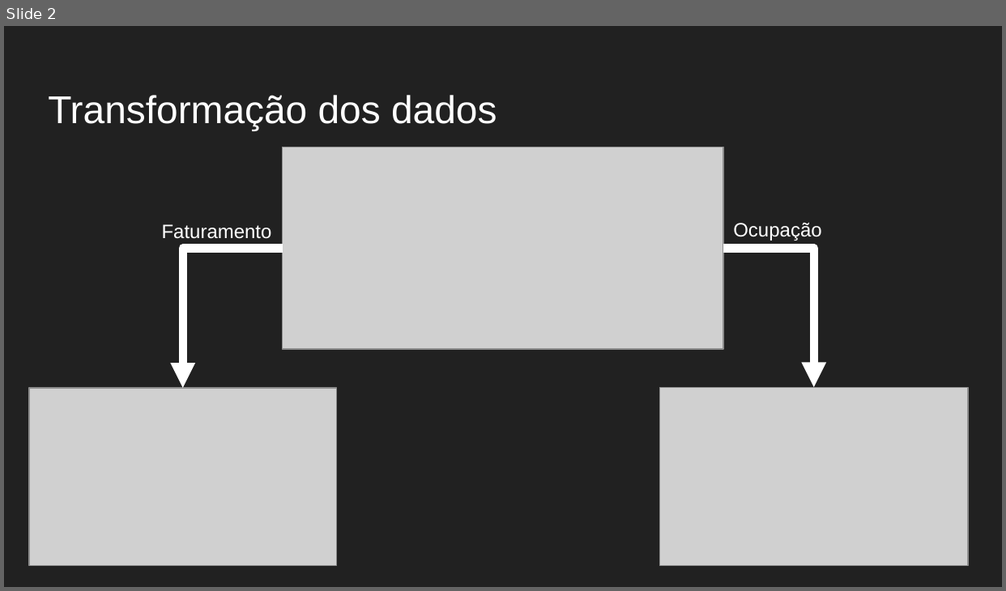
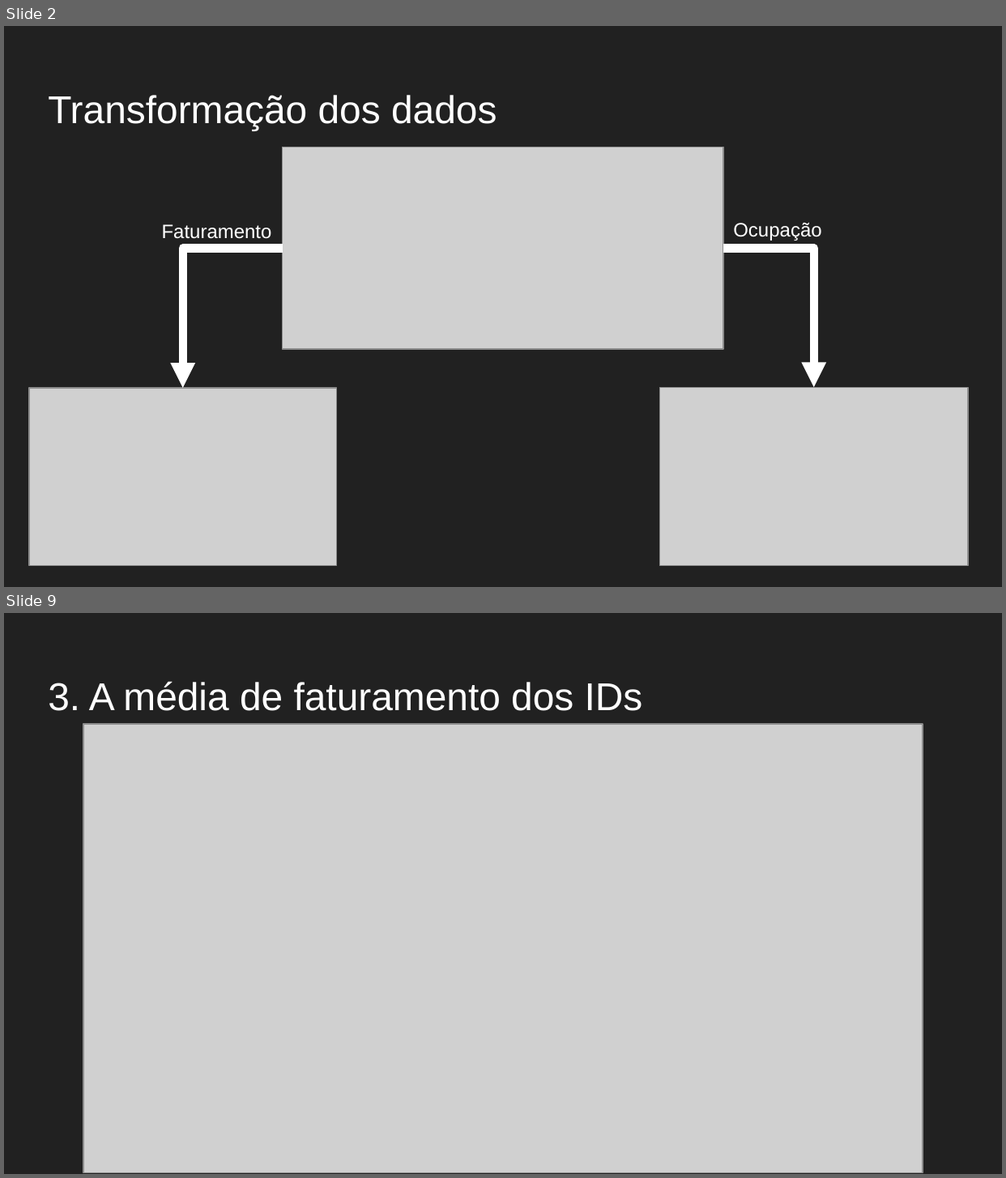
Before and after one commit to arturjacques/DataScience, a slide deck: Apresentação.pptx. Shown one above the other, each under a label of ours: slide 2 before the commit, slides 2 and 9 after it; the slides between them are not shown. The pictures are 1006x591 and 1006x1178 pixels, drawn with LibreOffice and Linux fonts; fonts in the diff are those of the drawing; grey boxes stand for pictures. Boxes give left, top, right and bottom in pixels: in the first picture for what was removed or moved away, otherwise in the second. Text is boxed around its words. In the diff, an @@ line names an element or a change of style, - is before the commit and + after.

```diff
--- a/Apresentação.pptx
+++ b/Apresentação.pptx
@@ slide 9 added at [4,613,1002,1174], background #212121 @@
@@ title added at [48,681,643,711], 28 pt, text #FFFFFF @@
+3. A média de faturamento dos IDs
@@ picture added at [84,724,923,1173] @@
```
Also in this commit, not shown: 11 other slides added, 1 slide removed, 5 other files.
